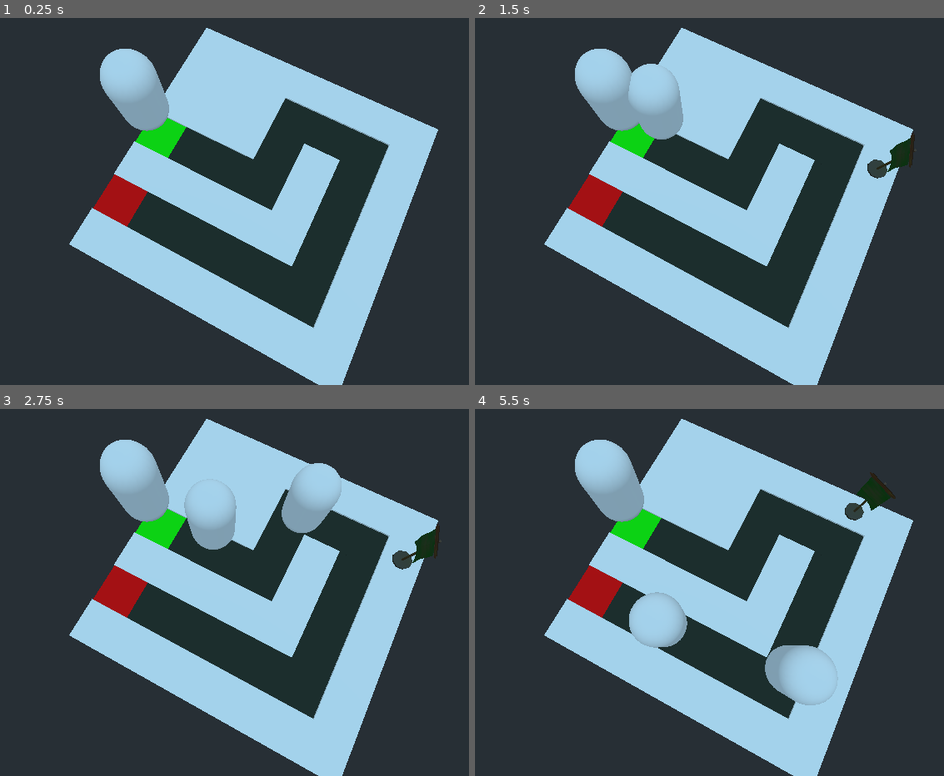
Above: before the commit, frames 1-4 (two rows, left to right).
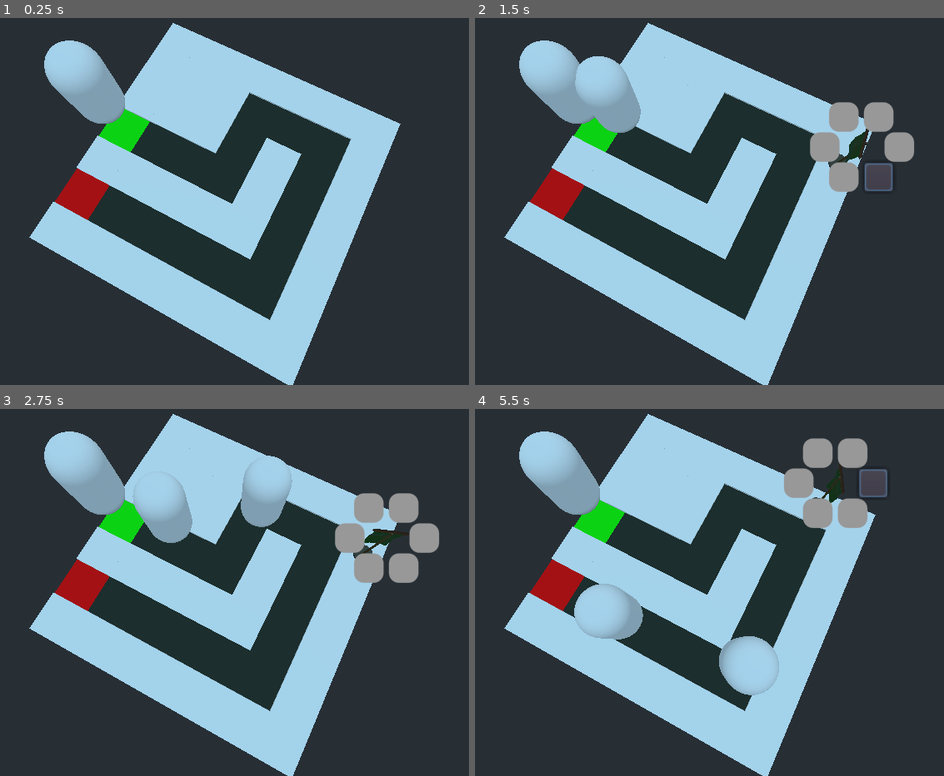
Above: after the commit, the same moments.

Repository: ankeris/WizardTD
Game: Godot game, scene res://scenes/main.tscn
Two runs of this game, one before a commit and one after it. Both use one fixed random seed, a clock stepped at 60 frames per second and the inputs below.
Inputs (mouse positions are in pixels of both pictures, inside the frame that each line leads up to):
- Up to frame 1 (0.25 s): no input
- Up to frame 2 (1.5 s): tap Enter at 0.5 s; move the mouse to (850, 172) at 0.52 s; click (850, 172) at 0.67 s; click (878, 175) at 1.27 s
- Up to frame 3 (2.75 s): click (370, 566) at 2.02 s
- Up to frame 4 (5.5 s): click (878, 508) at 2.77 s; click (845, 508) at 3.52 s; click (840, 500) at 4.27 s; click (873, 482) at 5.02 s

The runs differ from the first frame. In frame 1, 34% of the frame differs, in the area x 6-94%, y 1-100%; in frame 2, 33%; in frame 3, 36%; in frame 4, 37%.
Error before the commit: Invalid get index 'position' (on base: 'InputEventKey'). (res://scripts/main_camera.gd:12)
Error after the commit: Invalid get index 'position' (on base: 'InputEventKey'). (res://scripts/main_camera.gd:17)

Commit message:
feat(ui): build ui on tower_path selection

Diff:
--- /dev/null
+++ b/scenes/2d_uis/build_ui.tscn
@@ -0,0 +1,73 @@
+[gd_scene load_steps=3 format=2]
+
+[ext_resource path="res://scripts/2d_uis/build_ui.gd" type="Script" id=1]
+
+[sub_resource type="StyleBoxFlat" id=1]
+corner_radius_top_left = 6
+corner_radius_top_right = 6
+corner_radius_bottom_right = 6
+corner_radius_bottom_left = 6
+
+[node name="build_ui" type="Node2D"]
+scale = Vector2( 2.43641, 2.43641 )
+script = ExtResource( 1 )
+
+[node name="Button" type="Button" parent="."]
+margin_left = 2.3854
+margin_top = 10.1661
+margin_right = 20.3854
+margin_bottom = 28.1661
+custom_styles/normal = SubResource( 1 )
+__meta__ = {
+"_edit_use_anchors_": false
+}
+
+[node name="Button2" type="Button" parent="."]
+margin_left = -20.2709
+margin_top = 10.0
+margin_right = -2.27091
+margin_bottom = 28.0
+custom_styles/normal = SubResource( 1 )
+__meta__ = {
+"_edit_use_anchors_": false
+}
+
+[node name="Button4" type="Button" parent="."]
+margin_left = 2.21932
+margin_top = -27.8339
+margin_right = 20.2193
+margin_bottom = -9.83392
+custom_styles/normal = SubResource( 1 )
+__meta__ = {
+"_edit_use_anchors_": false
+}
+
+[node name="Button3" type="Button" parent="."]
+margin_left = -20.2996
+margin_top = -28.1661
+margin_right = -2.29969
+margin_bottom = -10.1661
+custom_styles/normal = SubResource( 1 )
+__meta__ = {
+"_edit_use_anchors_": false
+}
+
+[node name="Button5" type="Button" parent="."]
+margin_left = -32.3639
+margin_top = -9.23258
+margin_right = -14.3639
+margin_bottom = 8.76742
+custom_styles/normal = SubResource( 1 )
+__meta__ = {
+"_edit_use_anchors_": false
+}
+
+[node name="Button6" type="Button" parent="."]
+margin_left = 15.1359
+margin_top = -9.0665
+margin_right = 33.1359
+margin_bottom = 8.9335
+custom_styles/normal = SubResource( 1 )
+__meta__ = {
+"_edit_use_anchors_": false
+}
--- a/scenes/main.tscn
+++ b/scenes/main.tscn
@@ -9,8 +9,8 @@
 
 [node name="Timer" type="Timer" parent="."]
 
-[node name="Camera" type="Camera" parent="."]
-transform = Transform( 0.888161, -0.447834, 0.103029, 0, 0.224203, 0.974542, -0.459533, -0.86555, 0.199128, 2.52659, 7.05031, 2.43992 )
+[node name="Camera-Player" type="Camera" parent="."]
+transform = Transform( 0.888161, -0.447834, 0.103029, 0, 0.224203, 0.974542, -0.459533, -0.86555, 0.199128, 3.47715, 7.05031, 2.13254 )
 script = ExtResource( 2 )
 
 [node name="manual_map" parent="." instance=ExtResource( 1 )]
--- a/scenes/mesh_manual/tower_spot.tscn
+++ b/scenes/mesh_manual/tower_spot.tscn
@@ -23,3 +23,6 @@
 [node name="flag" parent="." instance=ExtResource( 1 )]
 transform = Transform( 0.25, 0, 0, 0, 0.025, 0, 0, 0, 0.25, 0, 0.201356, 0 )
 visible = false
+
+[node name="build_ui_position" type="Position3D" parent="."]
+transform = Transform( 1, 0, 0, 0, 1, 0, 0, 0, 1, 0, 1.30273, 0 )
--- /dev/null
+++ b/scripts/2d_uis/build_ui.gd
@@ -0,0 +1,8 @@
+extends Node2D
+onready var build_ui_position = $"../build_ui_position"
+
+func _process(delta):
+	var pos = build_ui_position.global_transform.origin
+	var cam = get_tree().get_root().get_camera()
+	var screenpos = cam.unproject_position(pos)
+	set_position(Vector2(screenpos.x , screenpos.y))
--- a/scripts/main_camera.gd
+++ b/scripts/main_camera.gd
@@ -2,8 +2,13 @@
 
 const ray_length = 1000
 const tower_spot_collider_name = 'tower_spot_collider'
+var previously_selected_tower_path_flag;
+var previous_build_ui;
+var previous_build_ui_tower_path;
+
+# Scenes
 onready var towers_path = $'../GridMap/Navigation/towers_path'
-var previously_selected_tower_path_flag;
+onready var build_ui = preload("res://scenes/2d_uis/build_ui.tscn")
 
 func _ready():
 	pass
@@ -17,7 +22,13 @@
 	# On click, select the TOWER NODE and put a flag on it
 	if event is InputEventMouseButton and event.pressed and event.button_index == 1 and raycast_object:
 		var target_collider = raycast_object.collider
+		var selected_node = select_tower_node(target_collider)
 		if (target_collider.name == tower_spot_collider_name):
+			provide_tower_options(selected_node)
+
+
+func select_tower_node(target_collider):
+	if (target_collider.name == tower_spot_collider_name):
 			var tower_spot_scene = target_collider.get_parent().get_parent()
 			var tower_spot_flag = tower_spot_scene.get_node("flag")
 			if (previously_selected_tower_path_flag):
@@ -25,10 +36,19 @@
 			tower_spot_flag.visible = true
 			tower_spot_flag.rotate_y(rand_range(1,11))
 			previously_selected_tower_path_flag = tower_spot_flag;
+			return tower_spot_scene
 
 
+func provide_tower_options(tower_path_node):
+	# clear up before spawn
+	clean_build_ui()
+	var new_mob = build_ui.instance()
+	tower_path_node.add_child(new_mob)
+	previous_build_ui = new_mob;
+	previous_build_ui_tower_path = tower_path_node;
 
-func select_tower_node():
-	pass
 
+func clean_build_ui():
+	if (previous_build_ui_tower_path && previous_build_ui):
+		previous_build_ui_tower_path.remove_child(previous_build_ui)
 # maybe submit a PR for this feature
